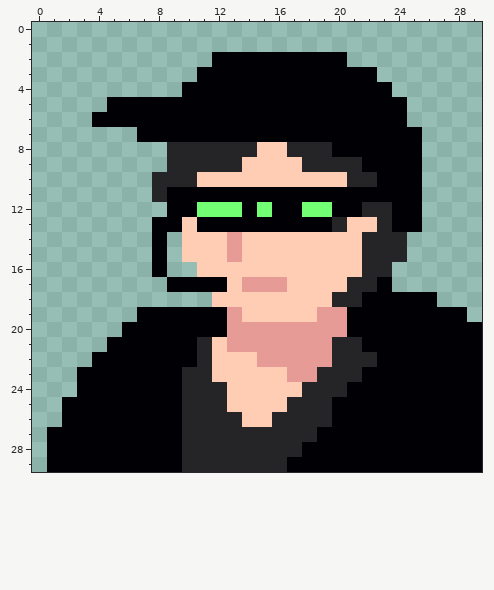
Pixel-art sprite: react_main/public/images/roles/mastermind-vivid.png. The first picture shows the starting point.
The file is 30x30 pixels. Pixels under 10% opacity are left out.
New version:
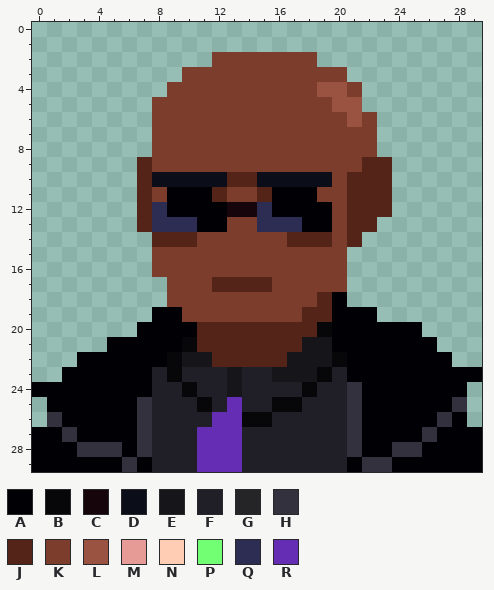
Palette (. is transparent): A #000005  B #070709  C #16060b  D #0b0e18  E #15151a  F #201f28  G #252528  H #33313e  J #552419  K #7d3d2d  L #9a5341  M #e69b96  N #ffcdb4  P #73ff73  Q #2d2d54  R #642db4
Commit message: chore: redesigned mastermind icon
Change:
Changed rows in their new state; - is an unchanged pixel.
first column x 0:
 2 ------------KKKKKKK..---------
 3 ----------KKKKKKKKKKK..-------
 4 ---------KKKKKKKKKKLLK..------
 5 -----...KKKKKKKKKKKKLL...-----
 6 ----....KKKKKKKKKKKKKLK..-----
 7 -------.KKKKKKKKKKKKKKK...----
 8 --------KKKKKKKKKKKKKKK...----
 9 -------JKKKKKKKKKKKKKKJJ..----
10 -------JDDDDDJJDDDDDKJJJ..----
11 -------JK---JKKJ---KKJJJ..----
12 -------JQ--AACCQ--AAKJJJ..----
13 -------JQQQ--KKQQQ--KJJ...----
14 --------JJJKKKKKKJJJKJ...-----
15 --------KKKKKKKKKKKKK....-----
16 --------KKKKKKKKKKKKK...------
17 ---------KKKJJJJKKKKK...------
18 ---------KKKKKKKKKKJA......---
19 -------.--KKKKKKKKJJA--......-
20 ------.----JJJJJJJJBA-----....
21 ----------BJJJJJJJEEAA-----...
22 ---A-----BEEJJJJJEEEBAA-----..
23 --A-----FBFFFEFFEEEBFA--------
24 AAA-----FFBFFEFFFFBFFH-------.
25 -A-----HFFFBFRFFBBFFFH------H.
26 -H-----HFFFFRRBBFFFFFH-----H-.
27 A-H----HFFFRRRFFFFFFFH----H---
28 A--HHH-HFFFRRRFFFFFFFH--HH----
29 A-----H-FFFRRRFFFFFFF-HH------
